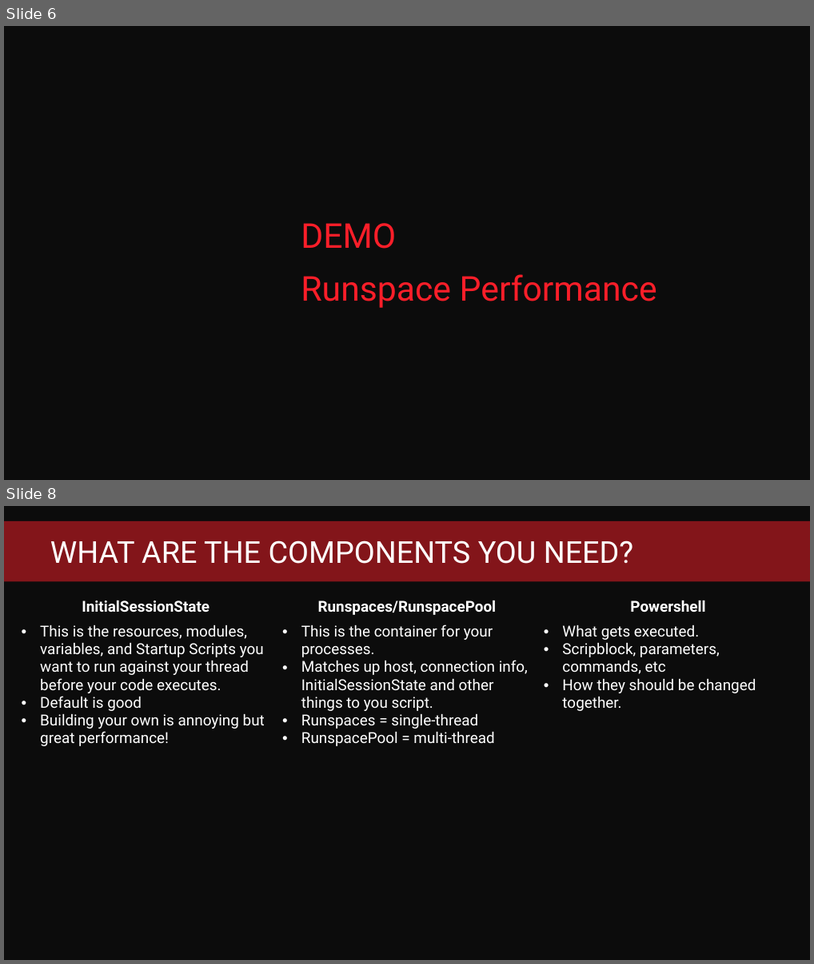
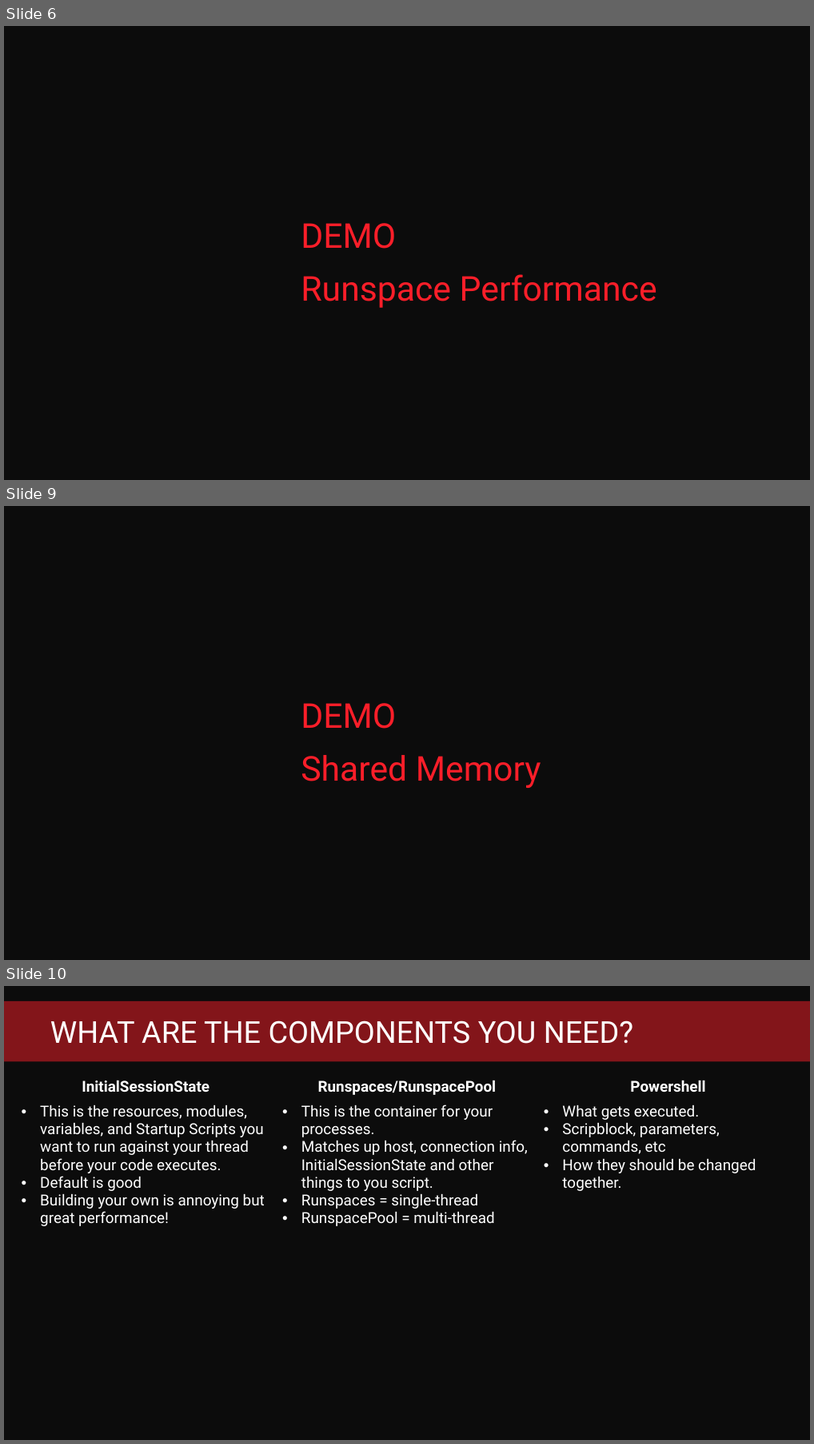
Before and after one commit to jpscripter/Runspaces, a slide deck: High-performance powershell through the magic of runspaces.pptx. Shown one above the other, each under a label of ours: slides 6 and 8 before the commit, slides 6, 9 and 10 after it; the slides between them are not shown. The pictures are 814x964 and 814x1444 pixels, drawn with LibreOffice and Linux fonts; fonts in the diff are those of the drawing; background and template pictures are left out. Boxes give left, top, right and bottom in pixels: in the first picture for what was removed or moved away, otherwise in the second. Text is boxed around its words. In the diff, an @@ line names an element or a change of style, - is before the commit and + after.

```diff
--- a/High-performance powershell through the magic of runspaces.pptx
+++ b/High-performance powershell through the magic of runspaces.pptx
@@ slide 9 added at [4, 506, 810, 960], background #0C0C0C @@
@@ text added at [301, 703, 542, 788], 40.7 pt, text #FB1E29 @@
+DEMO
+Shared Memory
@@ what was slide 8 is now slide 10 @@
```
Also in this commit, not shown: 6 slides changed, 2 other slides added, 1 slide removed.
